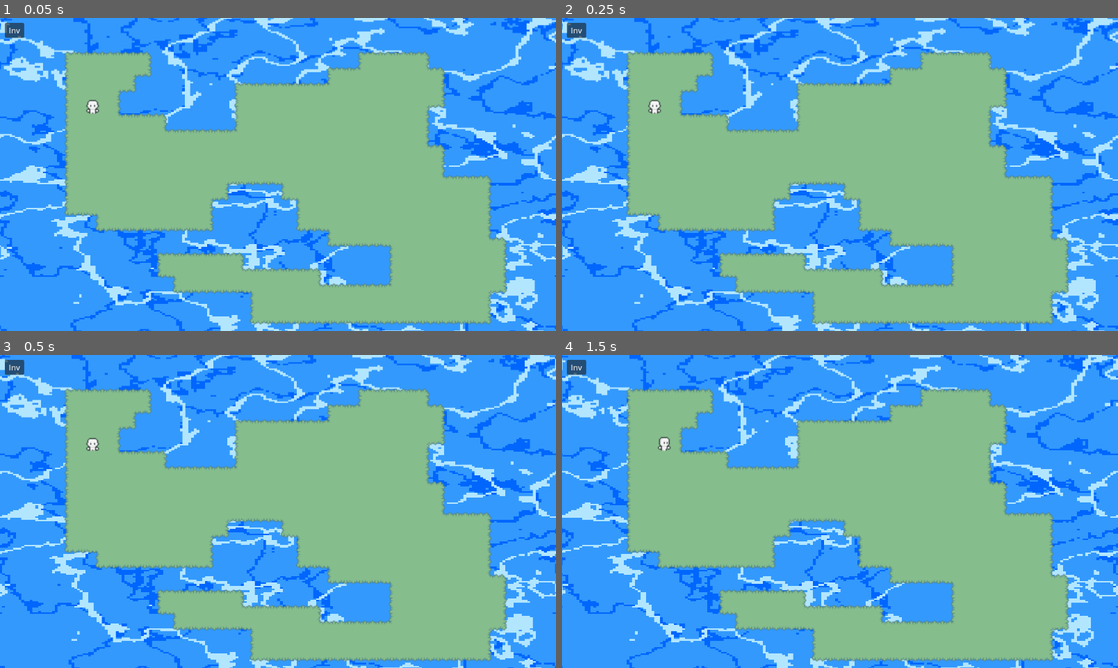
Above: before the commit, frames 1-4 (two rows, left to right).
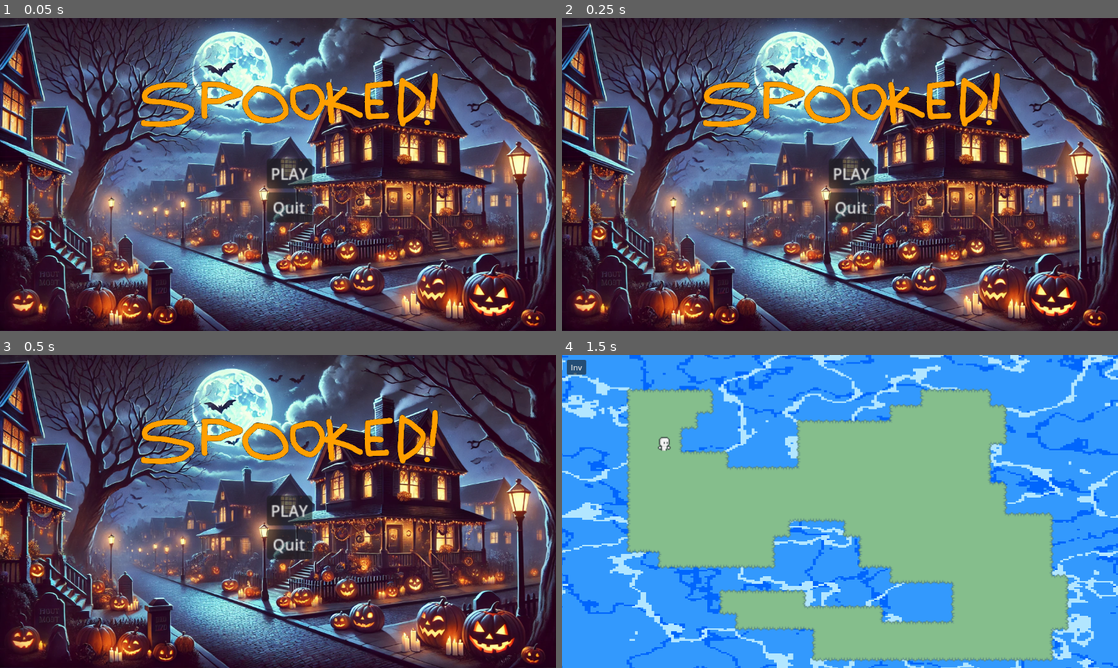
Above: after the commit, the same moments.

Repository: coryo12345/simple-godot-intro
Game: Godot game, scene res://main_menu.tscn
The game is run twice, just before and just after one commit, with the same random seed, the same clock (stepped at 60 frames per second) and the same inputs. Before the commit the project starts from res://root.tscn.
Inputs (mouse positions are in pixels of both pictures, inside the frame that each line leads up to):
- Up to frame 1 (0.05 s): no input
- Up to frame 2 (0.25 s): no input
- Up to frame 3 (0.5 s): no input
- Up to frame 4 (1.5 s): click (851, 511) at 0.5 s, where only the run after the commit has a clickable "PLAY"; hold D (move_right) from 1.28 s (still down)

The runs differ from the first frame. In frame 1, 100% of the frame differs, in the area x 0-100%, y 0-100%; in frame 2, 100%; in frame 3, 100%; in frame 4, nothing differs.

Commit message:
added main menu with temp art

Diff:
--- /dev/null
+++ b/assets/scripts/main_menu.gd
@@ -0,0 +1,10 @@
+extends Control
+
+@export var new_game_scene: PackedScene
+
+func on_play_pressed():
+	get_tree().change_scene_to_packed(new_game_scene)
+
+
+func on_quit_pressed():
+	get_tree().quit()
--- /dev/null
+++ b/main_menu.tscn
@@ -0,0 +1,60 @@
+[gd_scene load_steps=5 format=3 uid="uid://dj2bajyve8n4n"]
+
+[ext_resource type="Texture2D" uid="uid://l0mpd6fby5dn" path="res://assets/img/town.png" id="1_2td0u"]
+[ext_resource type="Script" path="res://assets/scripts/main_menu.gd" id="1_kdabs"]
+[ext_resource type="PackedScene" uid="uid://cv5pi8fhbqr0k" path="res://scenes/World.tscn" id="2_hk86v"]
+[ext_resource type="Texture2D" uid="uid://c0ou6uxlswpap" path="res://assets/img/spooked.png" id="4_ewpxg"]
+
+[node name="MainMenu" type="Control"]
+layout_mode = 3
+anchors_preset = 15
+anchor_right = 1.0
+anchor_bottom = 1.0
+grow_horizontal = 2
+grow_vertical = 2
+script = ExtResource("1_kdabs")
+new_game_scene = ExtResource("2_hk86v")
+
+[node name="Background" type="TextureRect" parent="."]
+layout_mode = 1
+anchors_preset = 15
+anchor_right = 1.0
+anchor_bottom = 1.0
+grow_horizontal = 2
+grow_vertical = 2
+texture = ExtResource("1_2td0u")
+expand_mode = 3
+
+[node name="Title" type="TextureRect" parent="."]
+layout_mode = 1
+anchors_preset = 5
+anchor_left = 0.5
+anchor_right = 0.5
+offset_left = -298.0
+offset_top = 107.0
+offset_right = 346.0
+offset_bottom = 234.0
+grow_horizontal = 2
+texture = ExtResource("4_ewpxg")
+
+[node name="VBoxContainer" type="VBoxContainer" parent="."]
+layout_mode = 1
+anchors_preset = 8
+anchor_left = 0.5
+anchor_top = 0.5
+anchor_right = 0.5
+anchor_bottom = 0.5
+grow_horizontal = 2
+grow_vertical = 2
+scale = Vector2(2, 2)
+
+[node name="Play" type="Button" parent="VBoxContainer"]
+layout_mode = 2
+text = "PLAY"
+
+[node name="Quit" type="Button" parent="VBoxContainer"]
+layout_mode = 2
+text = "Quit"
+
+[connection signal="pressed" from="VBoxContainer/Play" to="." method="on_play_pressed"]
+[connection signal="pressed" from="VBoxContainer/Quit" to="." method="on_quit_pressed"]
--- a/project.godot
+++ b/project.godot
@@ -11,8 +11,11 @@
 [application]
 
 config/name="islandtest"
-run/main_scene="res://root.tscn"
+run/main_scene="res://main_menu.tscn"
 config/features=PackedStringArray("4.3", "Forward Plus")
+boot_splash/bg_color=Color(0.372549, 0.321569, 0.364706, 1)
+boot_splash/image="res://assets/img/ghost.png"
+boot_splash/use_filter=false
 config/icon="res://icon.svg"
 
 [autoload]
--- a/root.tscn
+++ b/scenes/World.tscn
@@ -1,10 +1,10 @@
 [gd_scene load_steps=11 format=4 uid="uid://cv5pi8fhbqr0k"]
 
-[ext_resource type="Shader" path="res://assets/shaders/water.gdshader" id="1_mftdp"]
-[ext_resource type="TileSet" uid="uid://btf4gbn7y3385" path="res://assets/tileset.tres" id="2_m02kd"]
-[ext_resource type="PackedScene" uid="uid://eu14fo2xgx8g" path="res://scenes/Character/character.tscn" id="3_7v8dd"]
-[ext_resource type="PackedScene" uid="uid://dh8i1iwc01ng8" path="res://scenes/UI/Inventory/InventoryUI.tscn" id="4_gbr7u"]
-[ext_resource type="PackedScene" uid="uid://d22e6xem1irs8" path="res://scenes/UI/GlobalTools/global_tools.tscn" id="5_mo65j"]
+[ext_resource type="Shader" path="res://assets/shaders/water.gdshader" id="1_1wns3"]
+[ext_resource type="TileSet" uid="uid://btf4gbn7y3385" path="res://assets/tileset.tres" id="2_57y17"]
+[ext_resource type="PackedScene" uid="uid://eu14fo2xgx8g" path="res://scenes/Character/character.tscn" id="3_548q7"]
+[ext_resource type="PackedScene" uid="uid://d22e6xem1irs8" path="res://scenes/UI/GlobalTools/global_tools.tscn" id="4_fswhk"]
+[ext_resource type="PackedScene" uid="uid://dh8i1iwc01ng8" path="res://scenes/UI/Inventory/InventoryUI.tscn" id="5_1odih"]
 
 [sub_resource type="FastNoiseLite" id="FastNoiseLite_6vwlv"]
 frequency = 0.0056
Binary file added: assets/img/ghost.png
Not shown, added: assets/img/ghost.png.import
Not shown, added: assets/img/ghost.webp.import
Binary file added: assets/img/spooked.png
Not shown, added: assets/img/spooked.png.import
Binary file added: assets/img/town.png
Not shown, added: assets/img/town.png.import
Not shown, added: assets/img/town.webp.import
Not shown: 2 places in scenes/World.tscn that only renumber resources
Not shown, added: assets/img/spooked.png~
